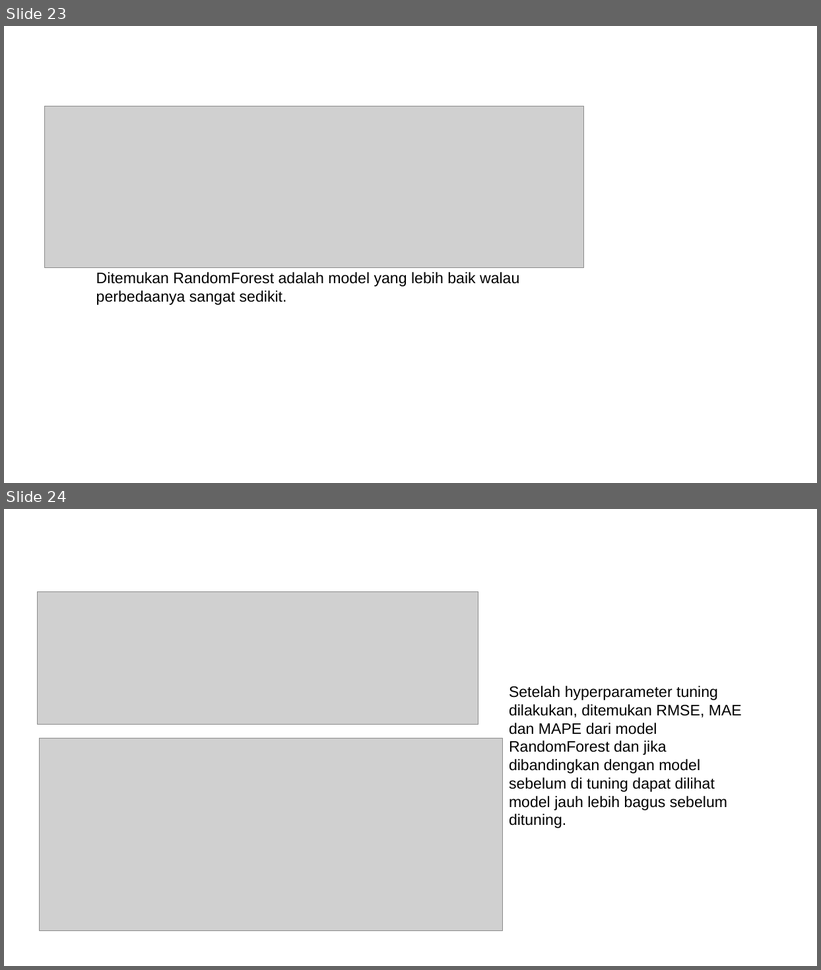
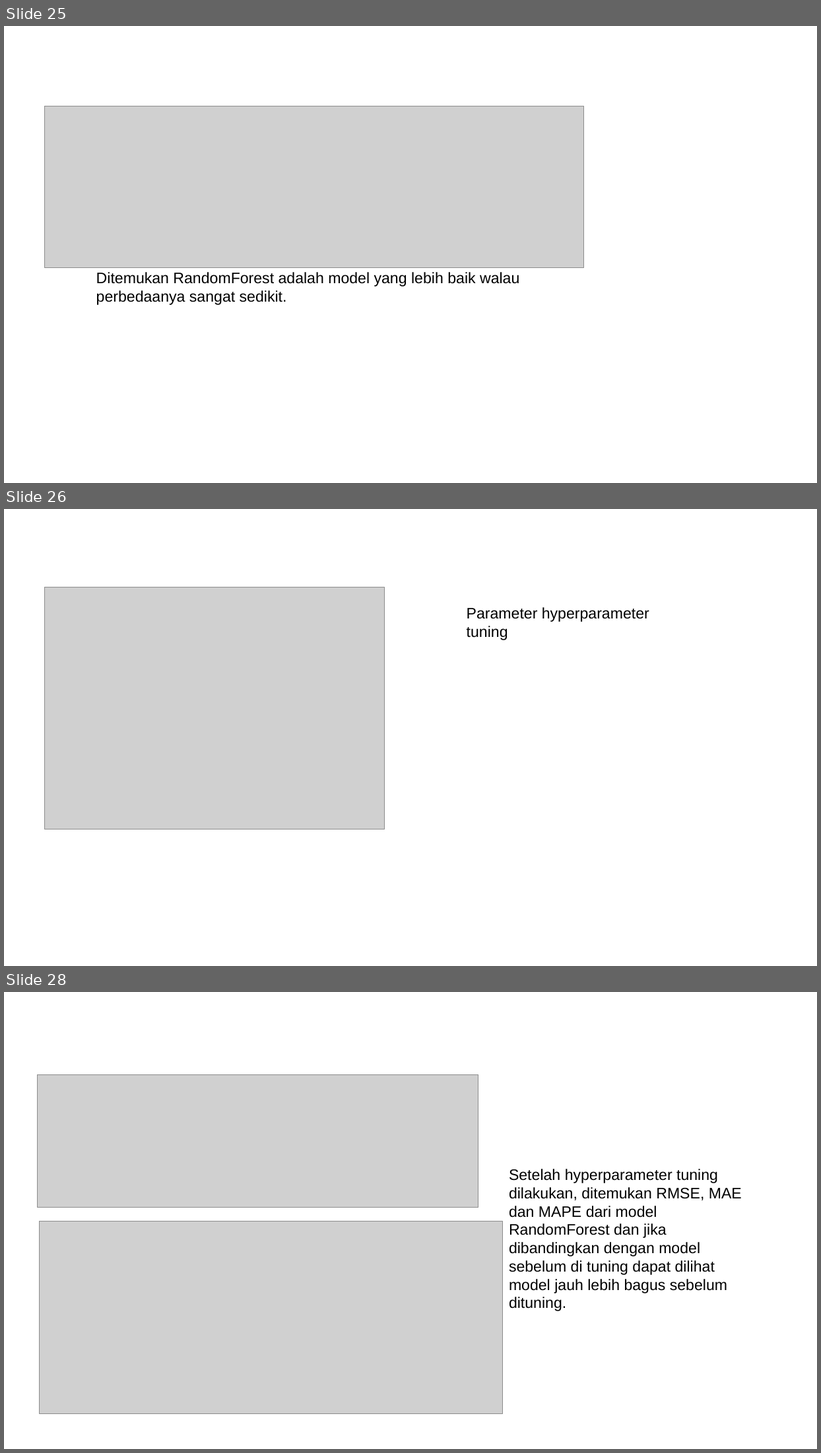
Before and after one commit to edolas315/Capstone-Modul-3, a slide deck: Capstone Modul 3.pptx. Shown one above the other, each under a label of ours: slides 23 and 24 before the commit, slides 25, 26 and 28 after it; the slides between them are not shown. The pictures are 821x970 and 821x1453 pixels, drawn with LibreOffice and Linux fonts; fonts in the diff are those of the drawing; grey boxes stand for pictures; background and template pictures are left out. Boxes give left, top, right and bottom in pixels: in the first picture for what was removed or moved away, otherwise in the second. Text is boxed around its words. In the diff, an @@ line names an element or a change of style, - is before the commit and + after.

```diff
--- a/Capstone Modul 3.pptx
+++ b/Capstone Modul 3.pptx
@@ slide 26 added at (4,509,817,966), background picture (left out) @@
@@ picture added at (45,587,385,830) @@
@@ text added at (467,607,649,640), 18 pt, text #000000 @@
+Parameter hyperparameter tuning
@@ what was slide 23 is now slide 25 @@
@@ what was slide 24 is now slide 28 @@
```
Also in this commit, not shown: 3 other slides added.
